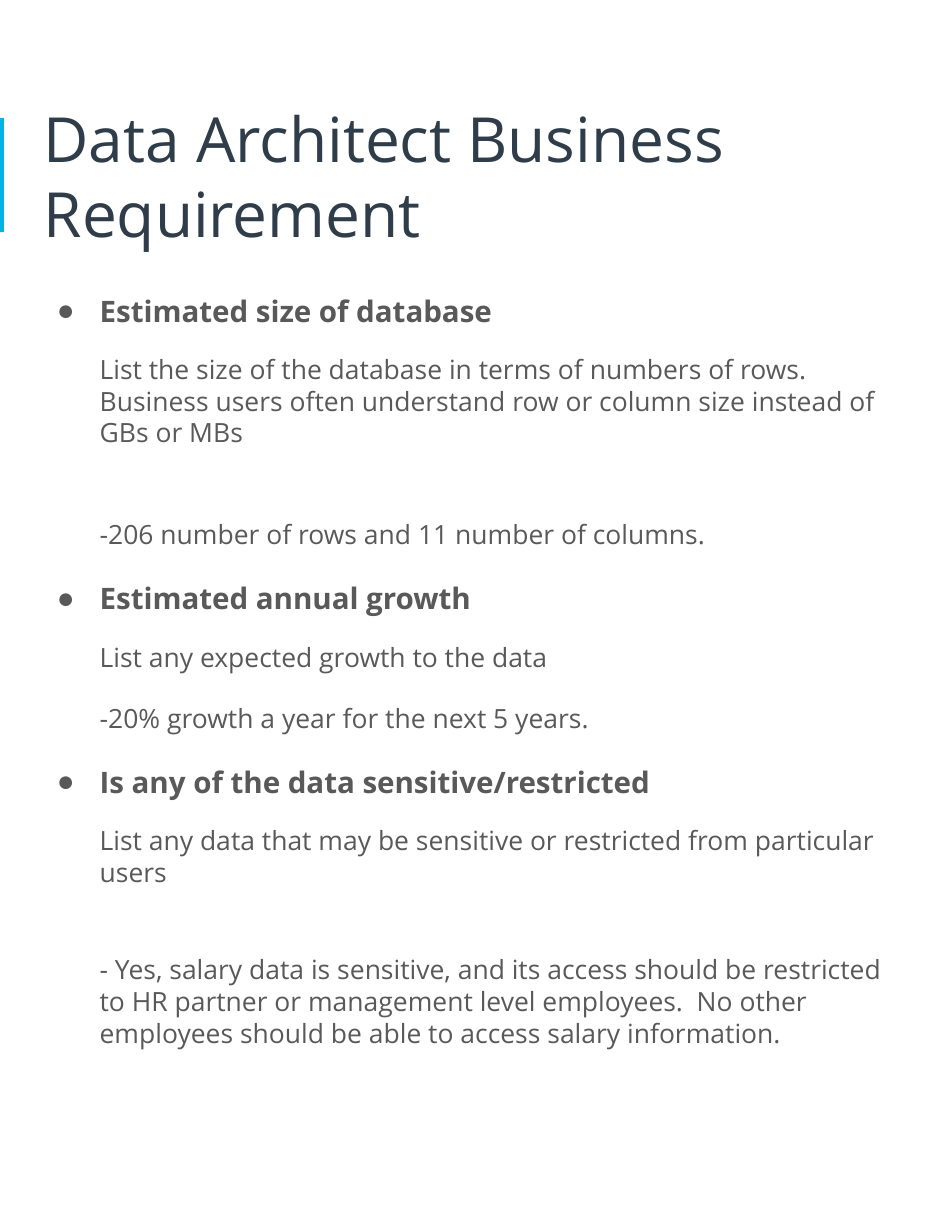
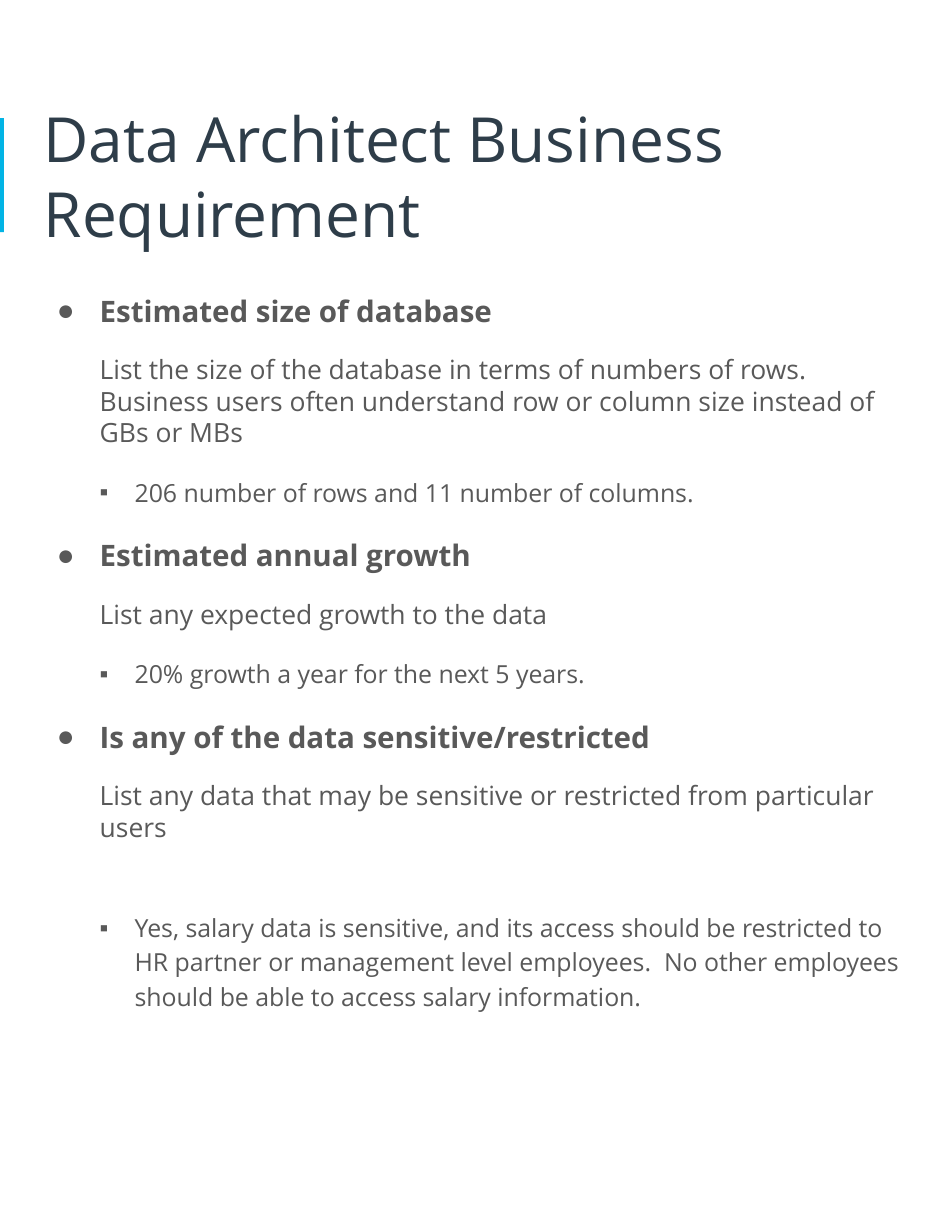
Before and after one commit to arpitsharma9/da-ud-design_hr_db, a slide deck: slide 6 of HR_Dataset_Assignment.pptx. Drawn at 952x1232 pixels with LibreOffice and Linux fonts; fonts in the diff are those of the drawing. Boxes give left, top, right and bottom in pixels: in the first picture for what was removed or moved away, otherwise in the second. Text is boxed around its words. In the diff, an @@ line names an element or a change of style, - is before the commit and + after.

```diff
--- a/HR_Dataset_Assignment.pptx
+++ b/HR_Dataset_Assignment.pptx
@@ text at bbox=[135, 483, 694, 503]: text changed; size 17 to 16 pt @@
-  -206 number of rows and 11 number of columns.
+  ▪ 206 number of rows and 11 number of columns.
@@ text at bbox=[135, 664, 585, 689]: text changed; size 17 to 16 pt @@
-  -20% growth a year for the next 5 years.
+  ▪ 20% growth a year for the next 5 years.
@@ text at bbox=[135, 918, 899, 1012]: text changed; size 17 to 16 pt @@
-- Yes, salary data is sensitive, and its access should be restricted to HR partner or management level employees. No other employees should be able to access salary information.
+  ▪ Yes, salary data is sensitive, and its access should be restricted to HR partner or management level employees. No other employees should be able to access salary information.
```
Also in this commit, not shown: 5 other slides changed, 2 slides added.
